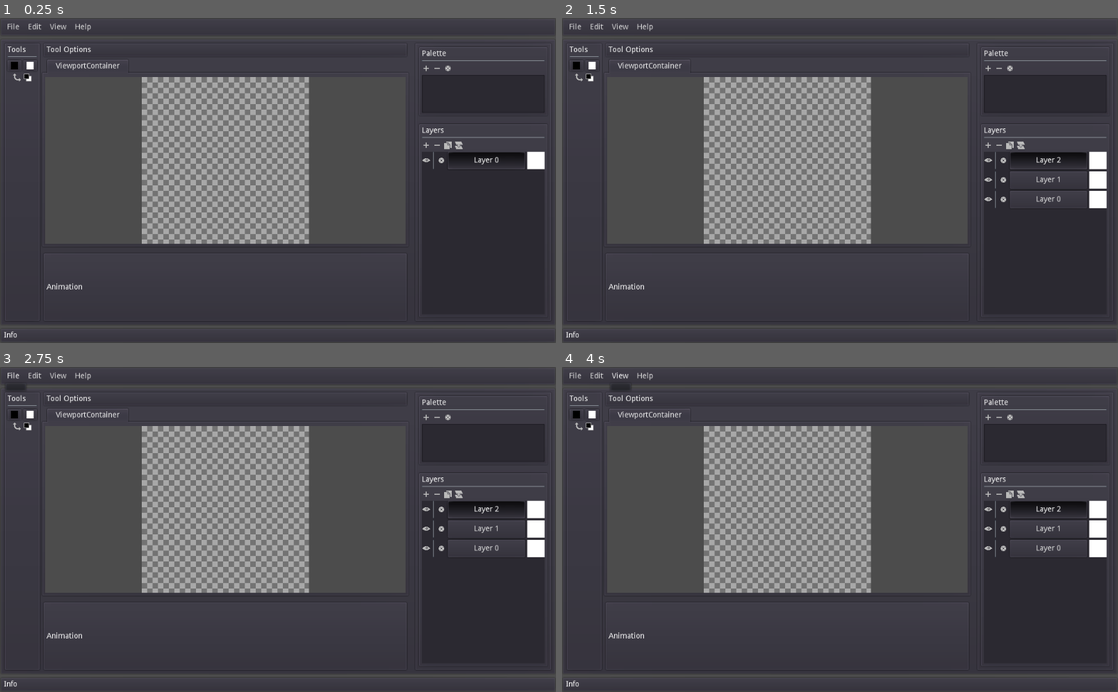
Above: before the commit, frames 1-4 (two rows, left to right).
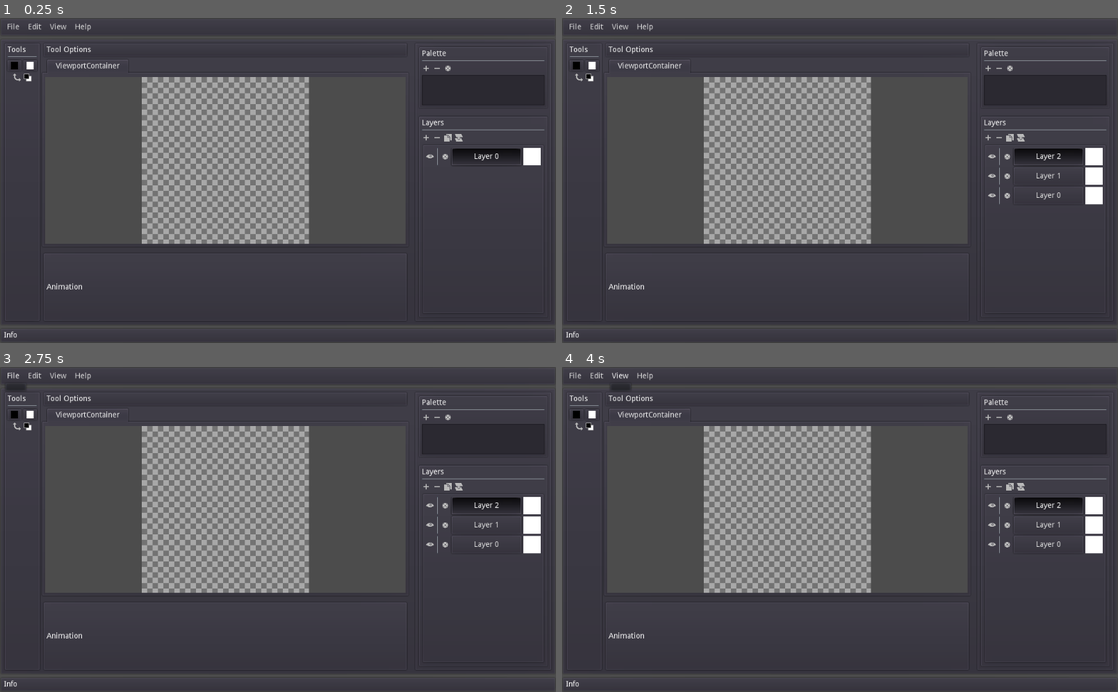
Above: after the commit, the same moments.

Repository: CatlockGames/Lattice
Game: Godot game, scene res://scenes/Lattice.tscn
Same seed, same stepped clock (60 frames per second), same inputs: the game is played once before the commit and once after it.
Inputs (mouse positions are in pixels of both pictures, inside the frame that each line leads up to; where the layout moved, square brackets give the same spot in the first picture):
- Up to frame 1 (0.25 s): no input
- Up to frame 2 (1.5 s): click (990, 138) [990, 144] at 0.5 s; click (990, 138) [990, 144] at 1.25 s
- Up to frame 3 (2.75 s): click "File" at 2 s
- Up to frame 4 (4 s): click "Edit" at 2.75 s; click "View" at 3.5 s

The runs differ from the first frame. In frame 1, 1.0% of the frame differs, in the area x 75-98%, y 26-91%; in frame 2, 1.7%; in frame 3, 1.7%; in frame 4, 1.7%.

Commit message:
remove style boxes

Diff:
--- a/scenes/Lattice.tscn
+++ b/scenes/Lattice.tscn
@@ -13,22 +13,14 @@
 [ext_resource path="res://assets/graphics/Palette/removePressed.png" type="Texture" id=11]
 [ext_resource path="res://assets/graphics/Palette/settings.png" type="Texture" id=12]
 [ext_resource path="res://assets/graphics/Palette/settingsPressed.png" type="Texture" id=13]
-[ext_resource path="res://assets/graphics/palette/selected.png" type="Texture" id=14]
-[ext_resource path="res://assets/graphics/palette/add.png" type="Texture" id=15]
-[ext_resource path="res://assets/graphics/palette/addPressed.png" type="Texture" id=16]
-[ext_resource path="res://assets/graphics/palette/remove.png" type="Texture" id=17]
-[ext_resource path="res://assets/graphics/palette/removePressed.png" type="Texture" id=18]
-[ext_resource path="res://assets/graphics/layers/duplicate.png" type="Texture" id=19]
-[ext_resource path="res://assets/graphics/layers/duplicatePressed.png" type="Texture" id=20]
-[ext_resource path="res://assets/graphics/layers/merge.png" type="Texture" id=21]
-[ext_resource path="res://assets/graphics/layers/mergePressed.png" type="Texture" id=22]
-
-[sub_resource type="StyleBoxTexture" id=1]
-texture = ExtResource( 14 )
-region_rect = Rect2( 0, 0, 16, 16 )
-
-[sub_resource type="StyleBoxFlat" id=2]
-bg_color = Color( 0.172549, 0.164706, 0.196078, 1 )
+[ext_resource path="res://assets/graphics/palette/add.png" type="Texture" id=14]
+[ext_resource path="res://assets/graphics/palette/addPressed.png" type="Texture" id=15]
+[ext_resource path="res://assets/graphics/palette/remove.png" type="Texture" id=16]
+[ext_resource path="res://assets/graphics/palette/removePressed.png" type="Texture" id=17]
+[ext_resource path="res://assets/graphics/layers/duplicate.png" type="Texture" id=18]
+[ext_resource path="res://assets/graphics/layers/duplicatePressed.png" type="Texture" id=19]
+[ext_resource path="res://assets/graphics/layers/merge.png" type="Texture" id=20]
+[ext_resource path="res://assets/graphics/layers/mergePressed.png" type="Texture" id=21]
 
 [node name="Lattice" type="Control"]
 anchor_right = 1.0
@@ -106,7 +98,6 @@
 margin_bottom = 22.0
 
 [node name="FGBG" type="HBoxContainer" parent="UI/MainPanel/Main/ToolPanel/Tools"]
-editor/display_folded = true
 margin_top = 26.0
 margin_right = 54.0
 margin_bottom = 46.0
@@ -238,13 +229,11 @@
 text = "Animation"
 
 [node name="RightPanel" type="PanelContainer" parent="UI/MainPanel/Main/HSplitContainer"]
-editor/display_folded = true
 margin_left = 684.0
 margin_right = 938.0
 margin_bottom = 516.0
 
 [node name="VSplitContainer" type="VSplitContainer" parent="UI/MainPanel/Main/HSplitContainer/RightPanel"]
-editor/display_folded = true
 margin_left = 7.0
 margin_top = 7.0
 margin_right = 247.0
@@ -252,14 +241,12 @@
 split_offset = -300
 
 [node name="PalettePanel" type="PanelContainer" parent="UI/MainPanel/Main/HSplitContainer/RightPanel/VSplitContainer"]
-editor/display_folded = true
 margin_right = 240.0
 margin_bottom = 130.0
 size_flags_vertical = 3
 script = ExtResource( 7 )
 
 [node name="Palette" type="VBoxContainer" parent="UI/MainPanel/Main/HSplitContainer/RightPanel/VSplitContainer/PalettePanel"]
-editor/display_folded = true
 margin_left = 7.0
 margin_top = 7.0
 margin_right = 233.0
@@ -307,13 +294,11 @@
 margin_bottom = 116.0
 size_flags_horizontal = 3
 size_flags_vertical = 3
-custom_styles/selected_focus = SubResource( 1 )
 max_columns = 0
 same_column_width = true
 icon_mode = 0
 
 [node name="LayerMenuPanel" type="PanelContainer" parent="UI/MainPanel/Main/HSplitContainer/RightPanel/VSplitContainer"]
-editor/display_folded = true
 margin_top = 142.0
 margin_right = 240.0
 margin_bottom = 502.0
@@ -342,43 +327,44 @@
 [node name="newLayer" type="TextureButton" parent="UI/MainPanel/Main/HSplitContainer/RightPanel/VSplitContainer/LayerMenuPanel/LayerMenu/Buttons"]
 margin_right = 16.0
 margin_bottom = 16.0
-texture_normal = ExtResource( 15 )
-texture_pressed = ExtResource( 16 )
+texture_normal = ExtResource( 14 )
+texture_pressed = ExtResource( 15 )
 
 [node name="removeLayer" type="TextureButton" parent="UI/MainPanel/Main/HSplitContainer/RightPanel/VSplitContainer/LayerMenuPanel/LayerMenu/Buttons"]
 margin_left = 20.0
 margin_right = 36.0
 margin_bottom = 16.0
-texture_normal = ExtResource( 17 )
-texture_pressed = ExtResource( 18 )
+texture_normal = ExtResource( 16 )
+texture_pressed = ExtResource( 17 )
 
 [node name="duplicate" type="TextureButton" parent="UI/MainPanel/Main/HSplitContainer/RightPanel/VSplitContainer/LayerMenuPanel/LayerMenu/Buttons"]
 margin_left = 40.0
 margin_right = 56.0
 margin_bottom = 16.0
-texture_normal = ExtResource( 19 )
-texture_pressed = ExtResource( 20 )
+texture_normal = ExtResource( 18 )
+texture_pressed = ExtResource( 19 )
 
 [node name="merge" type="TextureButton" parent="UI/MainPanel/Main/HSplitContainer/RightPanel/VSplitContainer/LayerMenuPanel/LayerMenu/Buttons"]
 margin_left = 60.0
 margin_right = 76.0
 margin_bottom = 16.0
-texture_normal = ExtResource( 21 )
-texture_pressed = ExtResource( 22 )
+texture_normal = ExtResource( 20 )
+texture_pressed = ExtResource( 21 )
 
 [node name="LayerPanel" type="PanelContainer" parent="UI/MainPanel/Main/HSplitContainer/RightPanel/VSplitContainer/LayerMenuPanel/LayerMenu"]
 margin_top = 46.0
 margin_right = 226.0
 margin_bottom = 346.0
 size_flags_vertical = 3
-custom_styles/panel = SubResource( 2 )
 
 [node name="ScrollContainer" type="ScrollContainer" parent="UI/MainPanel/Main/HSplitContainer/RightPanel/VSplitContainer/LayerMenuPanel/LayerMenu/LayerPanel"]
-margin_right = 226.0
-margin_bottom = 300.0
+margin_left = 7.0
+margin_top = 7.0
+margin_right = 219.0
+margin_bottom = 293.0
 
 [node name="Layers" type="VBoxContainer" parent="UI/MainPanel/Main/HSplitContainer/RightPanel/VSplitContainer/LayerMenuPanel/LayerMenu/LayerPanel/ScrollContainer"]
-margin_right = 226.0
+margin_right = 212.0
 size_flags_horizontal = 3
 
 [node name="InfoPanel" type="PanelContainer" parent="UI"]
Not shown: 1 places in scenes/Lattice.tscn that only renumber resources
